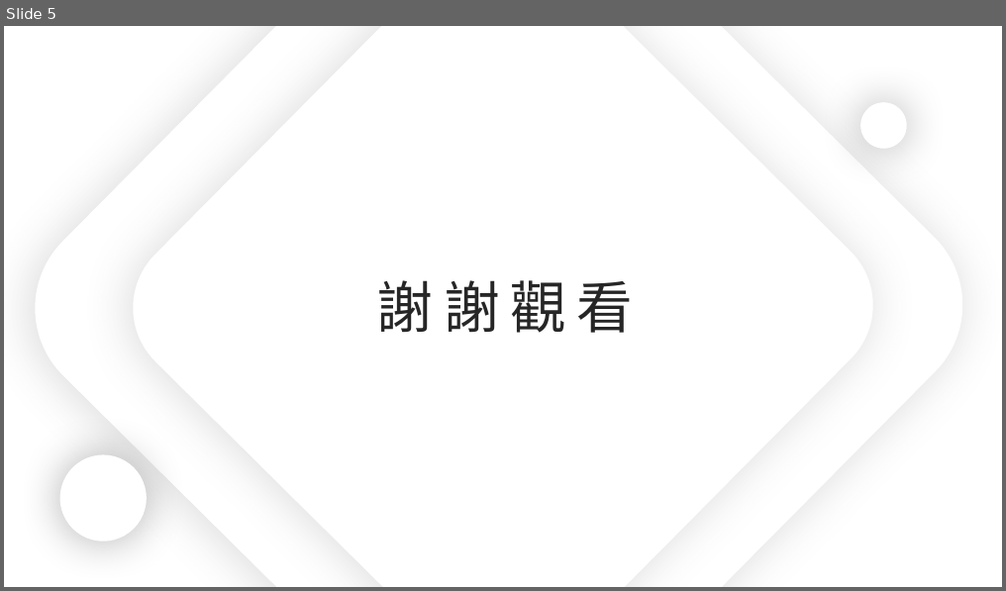
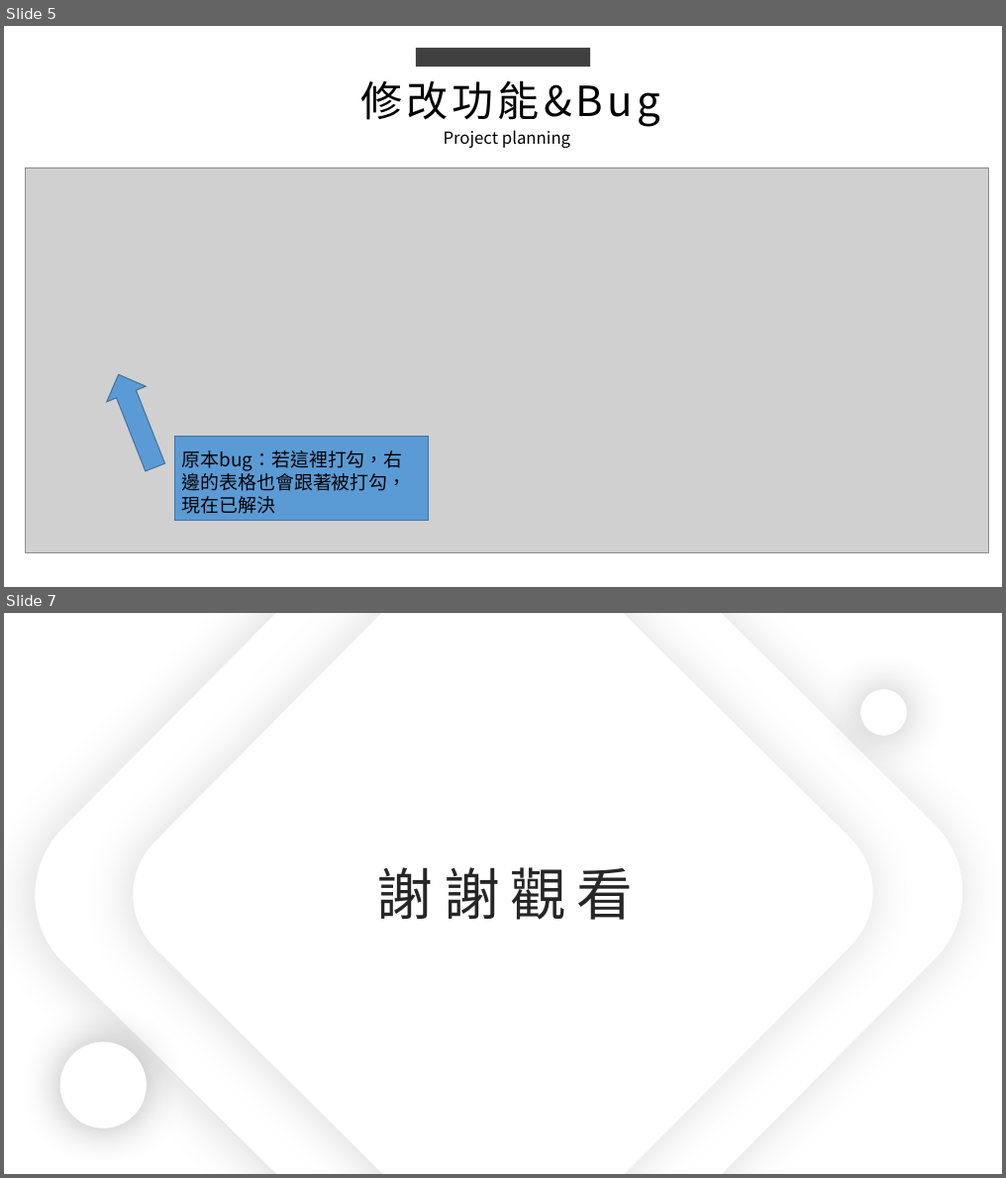
Before and after one commit to king637324/KnowledgeGreenhouseSystem, a slide deck: 工作日報_葉柏漢/2021.08/2021.08.27(加班)~2021.08.31工作日報_葉柏漢.pptx. Shown one above the other, each under a label of ours: slide 5 before the commit, slides 5 and 7 after it; the slides between them are not shown. The pictures are 1006x591 and 1006x1178 pixels, drawn with LibreOffice and Linux fonts; fonts in the diff are those of the drawing; grey boxes stand for pictures. Boxes give left, top, right and bottom in pixels: in the first picture for what was removed or moved away, otherwise in the second. Text is boxed around its words. In the diff, an @@ line names an element or a change of style, - is before the commit and + after.

```diff
--- a/工作日報_葉柏漢/2021.08/2021.08.27(加班)~2021.08.31工作日報_葉柏漢.pptx
+++ b/工作日報_葉柏漢/2021.08/2021.08.27(加班)~2021.08.31工作日報_葉柏漢.pptx
@@ slide 5 added at [4,26,1002,587], background #FFFFFF @@
@@ rectangle added at [416,48,590,67], fill #404040 @@
@@ text added at [360,80,660,127], 40 pt, text #000000 @@
+修改功能&Bug
@@ text added at [444,130,570,148], 16 pt, text #000000 @@
+Project planning
@@ picture added at [25,168,989,554] @@
@@ right arrow added at [99,368,174,475], fill #5B9BD5, outline #43739E 1 pt @@
@@ rectangle added at [174,437,428,521], fill #5B9BD5, outline #43739E 1 pt @@
@@ text added at [182,451,407,514], 18 pt, text #000000 @@
+原本bug：若這裡打勾，右邊的表格也會跟著被打勾，現在已解決
@@ what was slide 5 is now slide 7 @@
```
Also in this commit, not shown: 2 slides changed, 1 other slide added, 5 other files.
